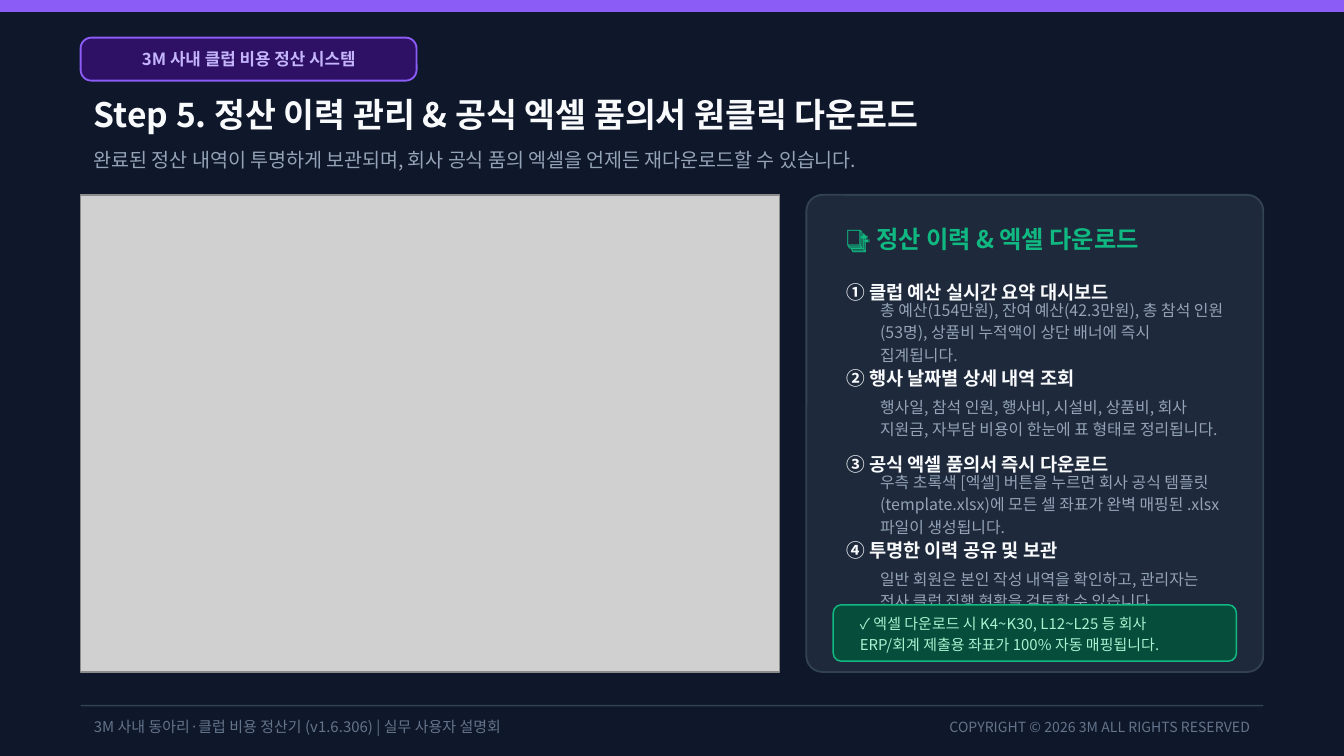
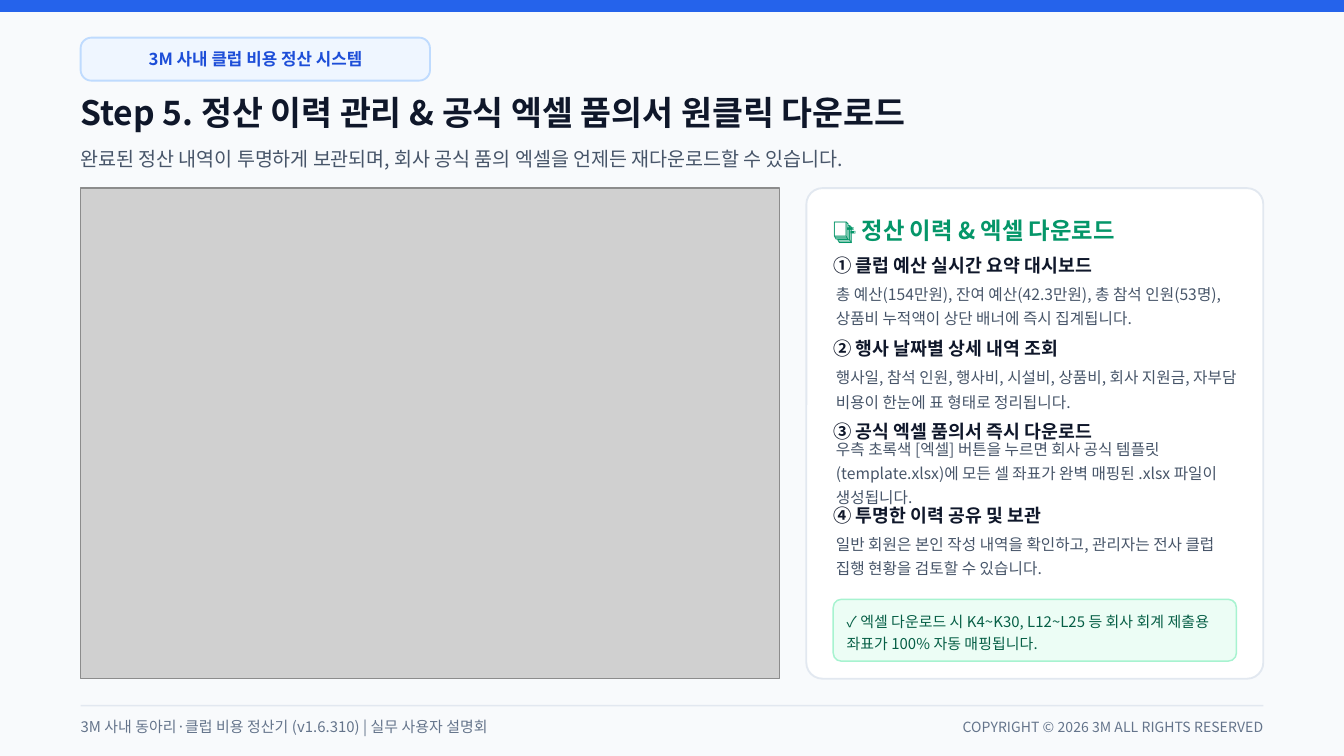
Before and after one commit to gochujangs33-dot/Club-expense, a slide deck: slide 7 of 3M_사내_클럽_비용_정산_시스템_사용_설명회.pptx. Drawn at 1344x756 pixels with LibreOffice and Linux fonts; fonts in the diff are those of the drawing; grey boxes stand for pictures. Boxes give left, top, right and bottom in pixels: in the first picture for what was removed or moved away, otherwise in the second. Text is boxed around its words. In the diff, an @@ line names an element or a change of style, - is before the commit and + after.

Commit message:
v1.6.311: 발표용 설명회 PPT 라이트 테마 전면 개편(줄간격/여백 최적화) 및 결산 보고서 소진율 퍼센트 줄바꿈 방지

```diff
--- a/3M_사내_클럽_비용_정산_시스템_사용_설명회.pptx
+++ b/3M_사내_클럽_비용_정산_시스템_사용_설명회.pptx
@@ rectangle at (0, 0, 1344, 755): fill #0F172A to #F8FAFC; outline #0F172A 1 pt to #F8FAFC 1 pt @@
@@ rectangle at (0, 0, 1344, 11): fill #8B5CF6 to #2563EB; outline #8B5CF6 1 pt to #2563EB 1 pt @@
@@ text "3M 사내 클럽 비용 정산 ..." at (149, 51, 362, 67): text colour #C4B5FD to #1D4ED8 @@
@@ rounded rectangle: place and size @@
-rounded rectangle at (81, 38, 417, 81)
+rounded rectangle at (81, 38, 430, 81)
@@ rounded rectangle at (81, 38, 430, 81): fill #2E1065 to #EFF6FF; outline #8B5CF6 1 pt to #BFDBFE 1 pt @@
@@ text "Step 5. 정산 이력 관리 ..." at (81, 96, 906, 133): text colour #F8FAFC to #0F172A @@
@@ text "완료된 정산 내역이 투명하게 보관되며, ..." at (81, 149, 843, 170): text colour #94A3B8 to #475569 @@
@@ picture: place and size @@
-picture at (81, 195, 780, 672)
+picture at (81, 188, 780, 679)
@@ rounded rectangle: place and size @@
-rounded rectangle at (806, 195, 1263, 672)
+rounded rectangle at (806, 188, 1263, 679)
@@ rounded rectangle at (806, 188, 1263, 679): fill #1E293B to #FFFFFF; outline #334155 1 pt to #E2E8F0 1 pt @@
@@ text "📑 정산 이력 & 엑셀 ...": place and size @@
-text "📑 정산 이력 & 엑셀 ..." at (876, 227, 1139, 250)
+text "📑 정산 이력 & 엑셀 ..." at (862, 219, 1115, 241)
@@ text "📑 정산 이력 & 엑셀 ..." at (862, 219, 1115, 241): size 13 to 12.5 pt, text colour #10B981 to #059669 @@
@@ text "① 클럽 예산 실시간 요약 ...": place and size @@
-text "① 클럽 예산 실시간 요약 ..." at (846, 283, 1109, 304)
+text "① 클럽 예산 실시간 요약 ..." at (833, 256, 1093, 274)
@@ text "총 예산(154만원), 잔여 예산(42.3만원), 총 ...": place and size @@
-text "총 예산(154만원), 잔여 예산(42.3만원), 총 ..." at (880, 300, 1223, 362)
+text "총 예산(154만원), 잔여 예산(42.3만원), 총 ..." at (836, 287, 1221, 326)
@@ text "② 행사 날짜별 상세 내역 ...": place and size @@
-text "② 행사 날짜별 상세 내역 ..." at (846, 369, 1074, 387)
+text "② 행사 날짜별 상세 내역 ..." at (833, 339, 1059, 357)
@@ text "행사일, 참석 인원, 행사비, 시설비, ...": place and size @@
-text "행사일, 참석 인원, 행사비, 시설비, ..." at (880, 400, 1218, 438)
+text "행사일, 참석 인원, 행사비, 시설비, ..." at (836, 370, 1236, 410)
@@ text "③ 공식 엑셀 품의서 즉시 ...": place and size @@
-text "③ 공식 엑셀 품의서 즉시 ..." at (846, 455, 1109, 476)
+text "③ 공식 엑셀 품의서 즉시 ..." at (833, 422, 1093, 445)
@@ text "우측 초록색 [엑셀] 버튼을 누르면 ...": place and size @@
-text "우측 초록색 [엑셀] 버튼을 누르면 ..." at (880, 472, 1219, 534)
+text "우측 초록색 [엑셀] 버튼을 누르면 ..." at (836, 439, 1217, 508)
@@ size 10 to 9.8 pt, text colour #F8FAFC to #0F172A in 4 elements at (833, 256, 1093, 274), (833, 339, 1059, 357), (833, 422, 1093, 445), (833, 503, 1042, 524) @@
@@ text "④ 투명한 이력 공유 및 ...": place and size @@
-text "④ 투명한 이력 공유 및 ..." at (846, 541, 1057, 559)
+text "④ 투명한 이력 공유 및 ..." at (833, 503, 1042, 524)
@@ size 8.5 to 8.4 pt, text colour #94A3B8 to #475569; line spacing 12pt to 13pt in 4 elements at (836, 287, 1221, 326), (836, 370, 1236, 410), (836, 439, 1217, 508), (836, 537, 1215, 575) @@
@@ text "일반 회원은 본인 작성 내역을 ...": place and size @@
-text "일반 회원은 본인 작성 내역을 ..." at (880, 572, 1198, 606)
+text "일반 회원은 본인 작성 내역을 ..." at (836, 537, 1215, 575)
@@ rounded rectangle: place and size @@
-rounded rectangle at (833, 605, 1236, 661)
+rounded rectangle at (833, 599, 1236, 661)
@@ rounded rectangle at (833, 599, 1236, 661): fill #064E3B to #ECFDF5; outline #10B981 0.8 pt to #A7F3D0 0.8 pt; proportions changed @@
@@ text at (847, 614, 1209, 650): text changed; text colour #A7F3D0 to #065F46 @@
-✓ 엑셀 다운로드 시 K4~K30, L12~L25 등 회사 ERP/회계 제출용 좌표가 100% 자동 매핑됩니다.
+✓ 엑셀 다운로드 시 K4~K30, L12~L25 등 회사 회계 제출용 좌표가 100% 자동 매핑됩니다.
@@ text at (81, 719, 487, 735): text changed @@
-3M 사내 동아리·클럽 비용 정산기 (v1.6.306) | 실무 사용자 설명회
+3M 사내 동아리·클럽 비용 정산기 (v1.6.310) | 실무 사용자 설명회
@@ line (81, 706) - (1263, 706): stroke #334155 0.8 pt to #E2E8F0 0.8 pt @@
@@ text "COPYRIGHT © 2026 3M ALL ...": place and size @@
-text "COPYRIGHT © 2026 3M ALL ..." at (949, 722, 1250, 732)
+text "COPYRIGHT © 2026 3M ALL ..." at (963, 721, 1263, 732)
```
Also in this commit, not shown: 11 other slides changed, 17 other files.
